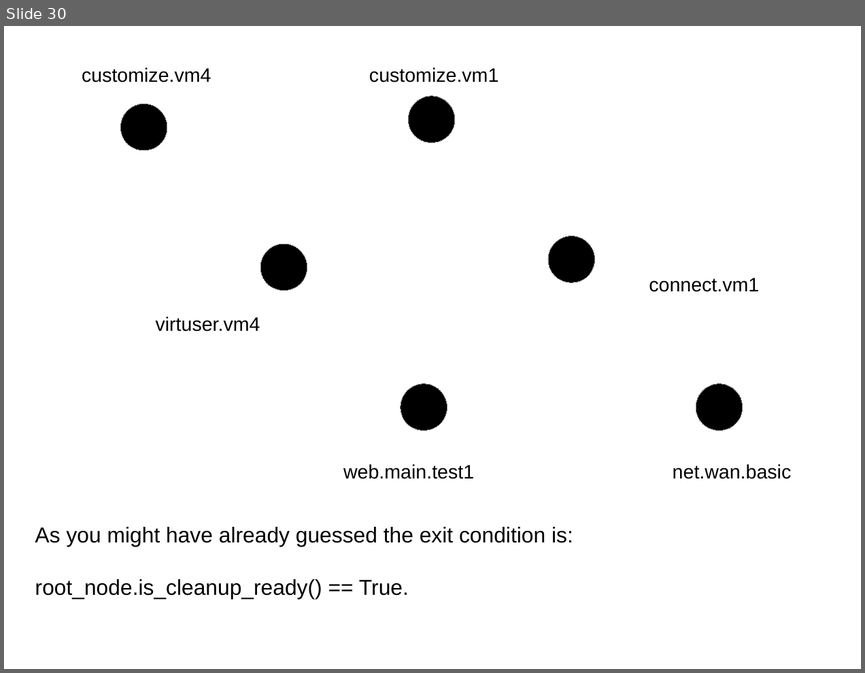
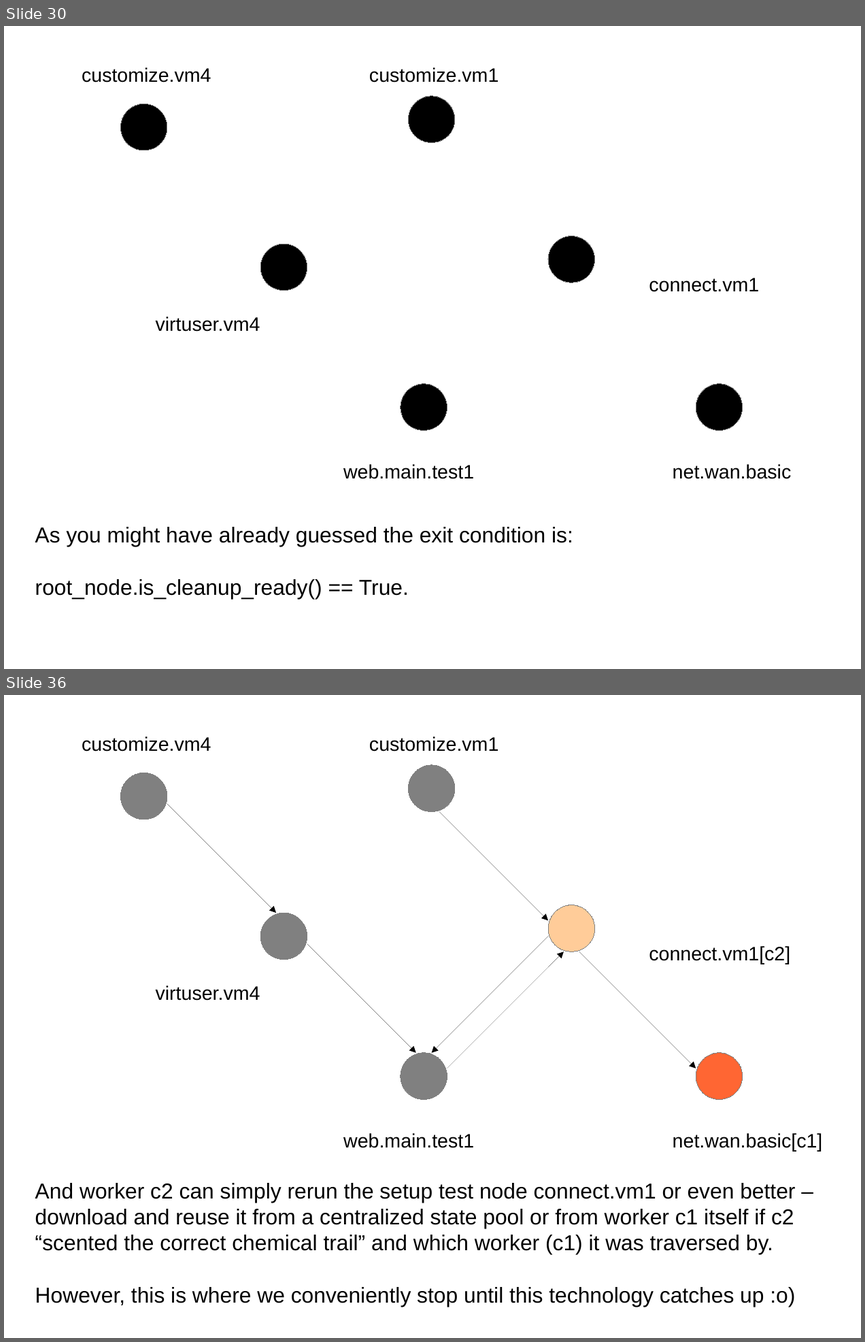
Before and after one commit to intra2net/avocado-i2n, a slide deck: doc/test_traversal_algorithm.odp. Shown one above the other, each under a label of ours: slide 30 before the commit, slides 30 and 36 after it; the slides between them are not shown. The pictures are 865x673 and 865x1342 pixels, drawn with LibreOffice and Linux fonts; fonts in the diff are those of the drawing. Boxes give left, top, right and bottom in pixels: in the first picture for what was removed or moved away, otherwise in the second. Text is boxed around its words. In the diff, an @@ line names an element or a change of style, - is before the commit and + after.

Commit message:
Extend the graph traversal presentation with multi-traversal slides
In particular, describe the diverging paths scheduling policy and
its previously mentioned advantages and stop at what we have to work
towards next (and did not yet have even for the 92.0 LTS release).

```diff
--- a/doc/test_traversal_algorithm.odp
+++ b/doc/test_traversal_algorithm.odp
@@ slide 36 added at box(4, 695, 861, 1338), background #FFFFFF @@
@@ text added at box(82, 736, 211, 751), 18 pt, text #000000 @@
+customize.vm4
@@ text added at box(369, 736, 498, 751), 18 pt, text #000000 @@
+customize.vm1
@@ ellipse added at box(121, 773, 167, 819), fill #808080, outline #808080 0 pt @@
@@ ellipse added at box(409, 765, 455, 812), fill #808080, outline #808080 0 pt @@
@@ arrow added from (167, 804) to (276, 913), #000000 0 pt @@
@@ arrow added from (439, 812) to (548, 921), #000000 0 pt @@
@@ ellipse added at box(260, 913, 307, 960), fill #808080, outline #808080 0 pt @@
@@ ellipse added at box(548, 905, 595, 951), fill #FFCC99, outline #808080 0 pt @@
@@ arrow added from (548, 936) to (432, 1053), #000000 0 pt @@
@@ arrow added from (307, 944) to (416, 1053), #000000 0 pt @@
@@ arrow added from (447, 1068) to (564, 951), #000000 0 pt @@
@@ arrow added from (579, 951) to (696, 1068), #000000 0 pt @@
@@ text added at box(649, 946, 790, 964), 18 pt, text #000000 @@
+connect.vm1[c2]
@@ text added at box(156, 985, 260, 1000), 18 pt, text #000000 @@
+virtuser.vm4
@@ ellipse added at box(400, 1053, 447, 1100), fill #808080, outline #808080 0 pt @@
@@ ellipse added at box(696, 1053, 742, 1100), fill #FF6633, outline #808080 0 pt @@
@@ text added at box(343, 1133, 474, 1148), 18 pt, text #000000 @@
+web.main.test1
@@ text added at box(672, 1133, 823, 1151), 18 pt, text #000000 @@
+net.wan.basic[c1]
@@ subtitle added at box(35, 1183, 795, 1306), 20 pt, text #000000 @@
+And worker c2 can simply rerun the setup test node connect.vm1 or even better – download and reuse it from a centralized state pool or from worker c1 itself if c2 “scented the correct chemical trail” and which worker (c1) it was traversed by.
+However, this is where we conveniently stop until this technology catches up :o)
```
Also in this commit, not shown: 1 slide changed, 4 other slides added, 1 other file.
